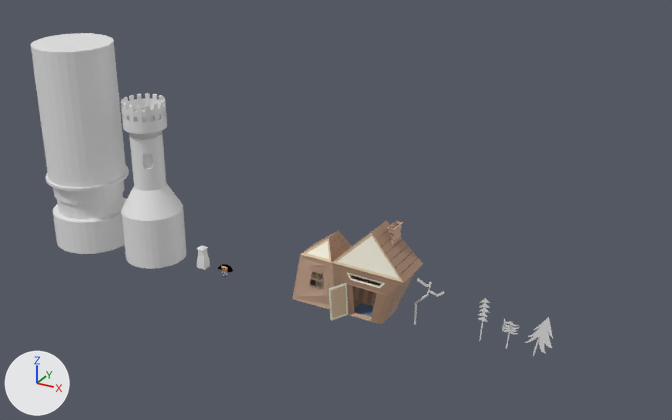
Two versions of the Blender file Assets/Models/tower/tower.blend, one commit apart.
Rendered twice from a camera (50 mm lens) standing at (90.6, -153.5, 98.4) and looking at (4.9, 2.3, 20.5). The axes (+X, +Y, +Z) are drawn at lower left. The lights are the same throughout.

Script lines for the objects in view, before the commit:
```python
me_cylinder_001 = bpy.data.meshes.new('Cylinder.001')
me_cylinder_001.from_pydata(...)  # 768 vertices, 738 faces; spans x -71.2..-52.0, y -9.6..9.6, z -0.1..48.6
me_vert = bpy.data.meshes.new('Vert')
me_vert.from_pydata([(27.85, 0.0, 0.0), (28.2, 0.0, 4.93), (28.5, 0.0, 4.93), (28.06, 0.0, 0.0)], [], [(1, 0, 3, 2)])
me_vert_007 = bpy.data.meshes.new('Vert.007')
me_vert_007.from_pydata([(-0.22, 0.0, -1.96), (0.2, 0.0, 4.05), (0.5, 0.0, 4.05), (-0.01, 0.0, -1.96)], [], [(1, 0, 3, 2)])
me_vert_010 = bpy.data.meshes.new('Vert.010')
me_vert_010.from_pydata(...)  # 94 vertices, 1 face; spans x -1.41..1.78, y 0.0, z -0.56..0.88
me_vert_012 = bpy.data.meshes.new('Vert.012')
me_vert_012.from_pydata(...)  # 269 vertices, 1 face; spans x -2.82..2.75, y 0.0, z -3.99..5.41
ob_bark1 = bpy.data.objects.new('bark1', me_vert)
ob_bark1.location = (10.8, 0.0, 0.0)
_m = ob_bark1.modifiers.new('Solidify', 'SOLIDIFY')
ob_bark1_001 = bpy.data.objects.new('bark1.001', me_vert_007)
ob_bark1_001.location = (44.4, 0.0, 2.0)
_m = ob_bark1_001.modifiers.new('Solidify', 'SOLIDIFY')
ob_othertower = bpy.data.objects.new('OtherTower', me_cylinder_001)
ob_othertower.location = (0.0, 0.0, 0.0)
ob_vert_012 = bpy.data.objects.new('Vert.012', me_vert_012)
ob_vert_012.location = (50.6, 0.0, 4.0)
ob_wintertreestuff1_002 = bpy.data.objects.new('wintertreestuff1.002', me_vert_010)
ob_wintertreestuff1_002.location = (44.7, 0.0, 5.2)
ob_wintertreestuff1_002.rotation_euler = (0.0, 0.00146, 0.0)  # degrees (0, 0.1, 0)
_m = ob_wintertreestuff1_002.modifiers.new('Solidify', 'SOLIDIFY')
# also in view: 'Tower' at (-42.5, 0.0, 18.9); 'House' at (10.6, -1.3, 10.1)
```
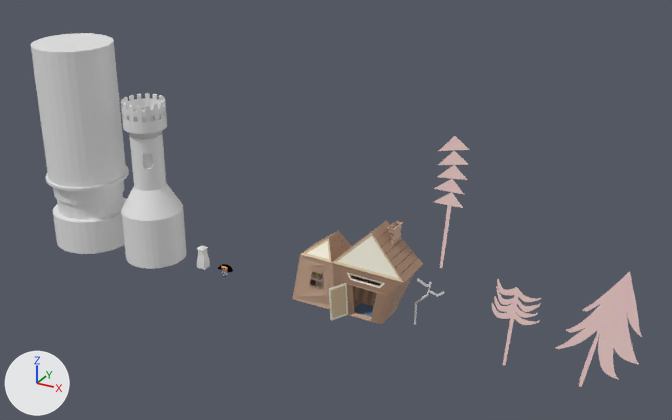
Pixel boxes (x1, y1, x2, y2) of what changed, in the pictures (672 x 420 px; the box of a moved part takes in the faces that stretch with it):
'Vert.012', recoloured, reshaped, surface changed, moved (193% wider, 190% taller): before (524, 317, 553, 356); after (555, 272, 642, 387)
'bark1', reshaped, moved: before (479, 321, 484, 342); after (434, 136, 470, 269)
'bark1.001', reshaped, moved, modifiers changed: before (506, 323, 512, 349); after (492, 279, 541, 365)
'wintertreestuff1.002', deleted: before (504, 322, 519, 330)
part 1 of me_vert, added: after (434, 136, 470, 269)
part 3 of me_vert_012, moved or reshaped: before (524, 317, 553, 356); after (555, 272, 642, 387)

The edits, one by one:
Picture 'darktreecolor.png.001' (img_darktreecolor_png_001) is new.
Material 'Material.009' (mat_material_009) is new.
Its texture is img_darktreecolor_png_001.
Its specular ior level is 0.0.
me_vert is used by ob_bark1; location (10.8, 0.0, 0.0).
Verts and faces of me_vert; kept vertices keep their numbers, new ones are numbered from 4.
me_vert had 4 vertices, 1 face and spanned x 27.85..28.5, y 0.0, z 0.0..4.93.
me_vert now has 19 vertices, 6 faces and spans x -2.39..4.49, y 0.0, z 0.03..27.84.
Part 1, on me_vert:
New vertex 4 is at (-0.31, 0.0, 0.03).
New vertex 5 is at (0.66, 0.0, 13.77).
New vertex 6 is at (1.51, 0.0, 13.77).
New vertex 7 is at (0.27, 0.0, 0.03).
New vertex 8 is at (3.96, 0.0, 13.78).
New vertex 9 is at (-2.39, 0.0, 13.75).
New vertex 10 is at (1.39, 0.0, 16.57).
New vertex 11 is at (3.96, 0.0, 16.57).
New vertex 12 is at (-2.39, 0.0, 16.54).
New vertex 13 is at (1.39, 0.0, 19.36).
New vertex 14 is at (4.44, 0.0, 19.64).
New vertex 15 is at (-1.88, 0.0, 18.99).
New vertex 16 is at (1.62, 0.0, 22.16).
New vertex 17 is at (4.49, 0.0, 22.74).
New vertex 18 is at (-1.73, 0.0, 21.45).
New vertex 19 is at (1.42, 0.0, 24.96).
New vertex 20 is at (4.49, 0.0, 25.62).
New vertex 21 is at (-1.73, 0.0, 24.33).
New vertex 22 is at (1.42, 0.0, 27.84).
New faces: (4, 7, 6, 5), (8, 9, 10), (11, 12, 13), (14, 15, 16), (17, 18, 19), (20, 21, 22).
me_vert now uses material mat_material_009 (picture img_darktreecolor_png_001).
me_vert_007 is used by ob_bark1_001; location (44.4, 0.0, 2.0).
me_vert_007 had 4 vertices, 1 face and spanned x -0.22..0.5, y 0.0, z -1.96..4.05.
me_vert_007 now has 518 vertices, 260 faces and spans x -3.45..6.24, y 0.0..0.04, z -0.01..18.6.
me_vert_007 part 2: 4 vertices removed from x -0.22..0.5, y 0.0, z -1.96..4.05; 518 vertices added at x -3.45..6.24, y 0.0..0.04, z -0.01..18.6.
me_vert_007 now uses material mat_material_009 (picture img_darktreecolor_png_001).
me_vert_012 is used by ob_vert_012; location (50.6, 0.0, 4.0).
me_vert_012 had 269 vertices, 1 face and spanned x -2.82..2.75, y 0.0, z -3.99..5.41.
me_vert_012 now has 269 vertices, 1 face and spans x -5.6..9.94, y 0.0, z -0.01..26.19.
me_vert_012 part 3: 269 of 269 vertices moved; they spanned x -2.82..2.75, y 0.0, z -3.99..5.41 and now span x -5.6..9.94, y 0.0, z -0.01..26.19; mean shift (2.27, 0.0, 11.1); largest move (1.35, 0.0, 5.41) -> (6.02, 0.0, 26.19).
me_vert_012 part 4: texture (UV) coordinates changed.
me_vert_012 now uses material mat_material_009 (picture img_darktreecolor_png_001).
Object 'bark1' (ob_bark1) moves from (10.8, 0.0, 0.0) to (29.8, 0.0, 14.1).
Object 'bark1.001' (ob_bark1_001) loses its SOLIDIFY modifier named 'Solidify'.
Object 'bark1.001' (ob_bark1_001) moves from (44.4, 0.0, 2.0) to (44.1, 0.0, -3.8).
Object 'wintertreestuff1.002' (ob_wintertreestuff1_002) is deleted.
Object 'Vert.012' (ob_vert_012) moves from (50.6, 0.0, 4.0) to (59.3, 0.0, -3.8).
